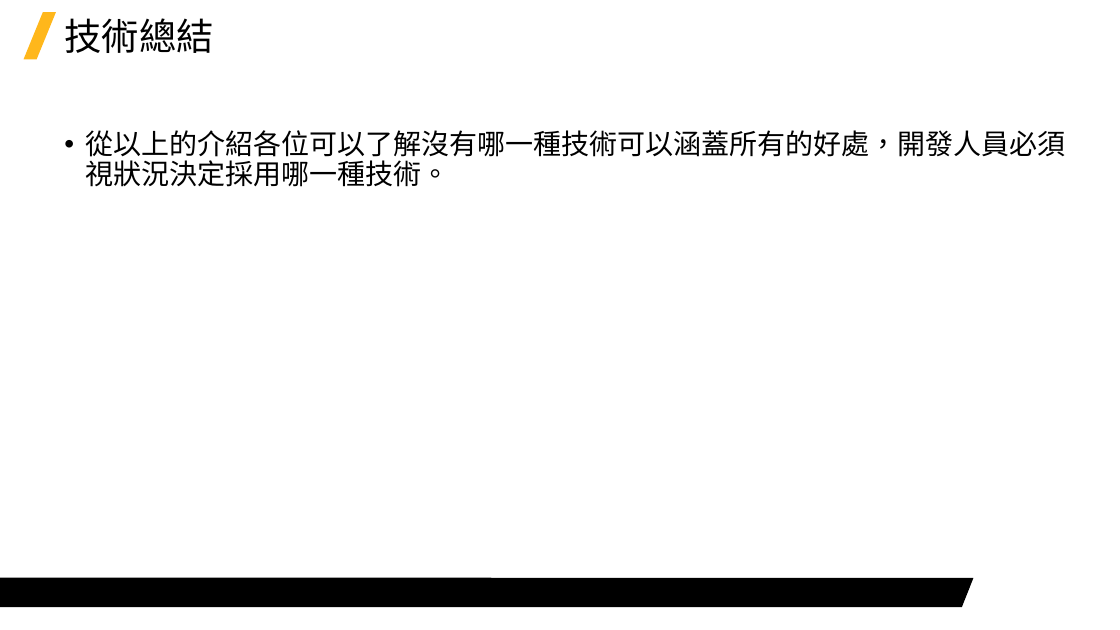
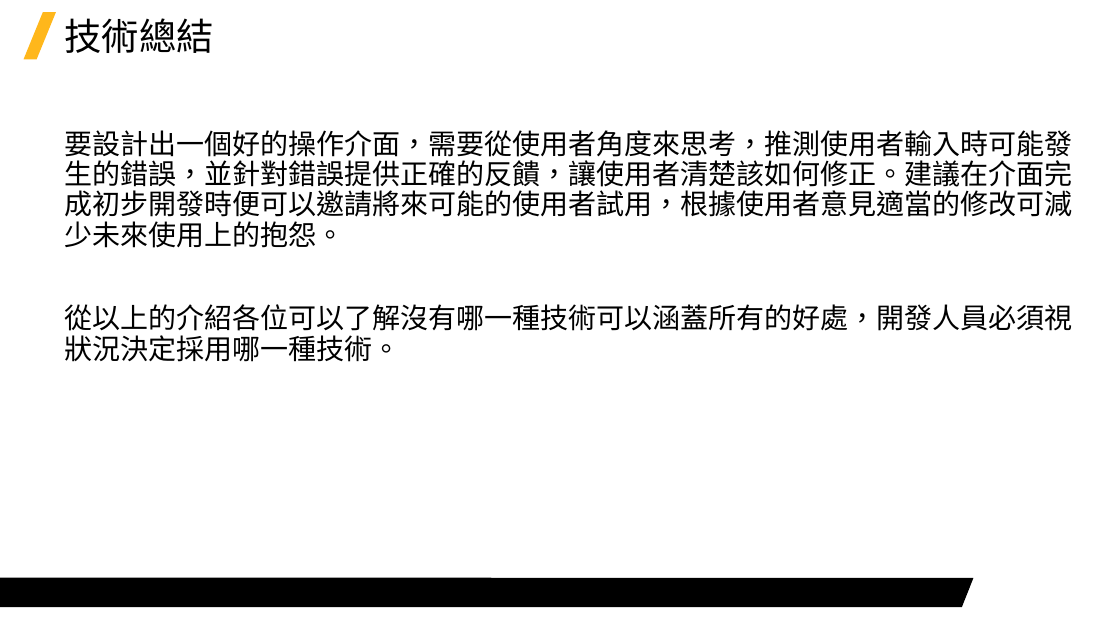
Before and after one commit to Jerrick-cheng/AEDT-Automation-Camp, a slide deck: slide 10 of 上課教材/Week5.pptx (slide 11 before the commit). Drawn at 1120x630 pixels with LibreOffice and Linux fonts; fonts in the diff are those of the drawing; background and template pictures are left out. Boxes give left, top, right and bottom in pixels: in the first picture for what was removed or moved away, otherwise in the second. Text is boxed around its words. In the diff, an @@ line names an element or a change of style, - is before the commit and + after.

```diff
--- a/上課教材/Week5.pptx
+++ b/上課教材/Week5.pptx
@@ text at [64, 130, 1072, 248]: paragraph added @@
+要設計出一個好的操作介面，需要從使用者角度來思考，推測使用者輸入時可能發生的錯誤，並針對錯誤提供正確的反饋，讓使用者清楚該如何修正。建議在介面完成初步開發時便可以邀請將來可能的使用者試用，根據使用者意見適當的修改可減少未來使用上的抱怨。
@@ text at [64, 304, 1072, 362]: bullet • to none @@
```
Also in this commit, not shown: 6 other slides changed, 2 slides added, 1 slide removed, 1 other file.
